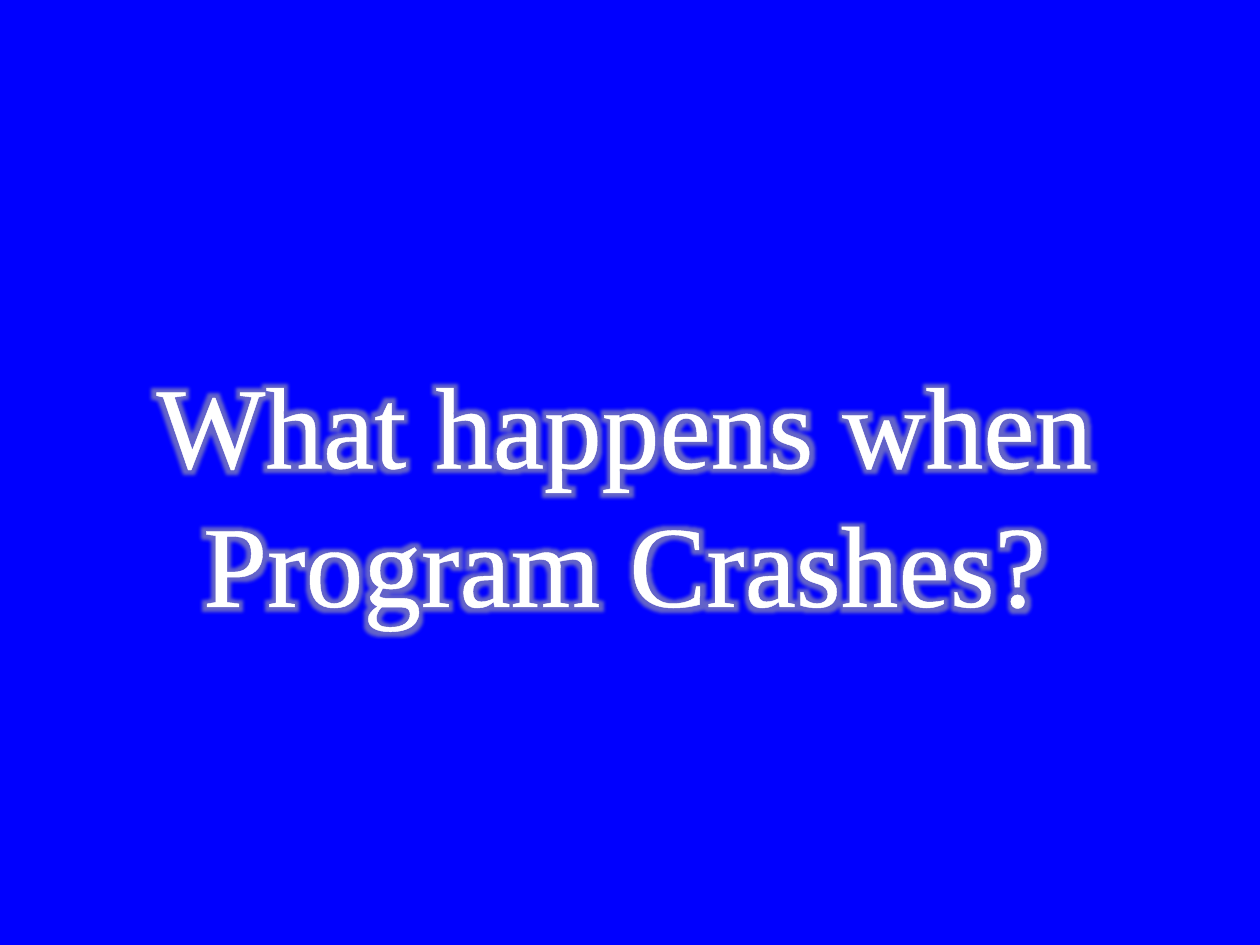
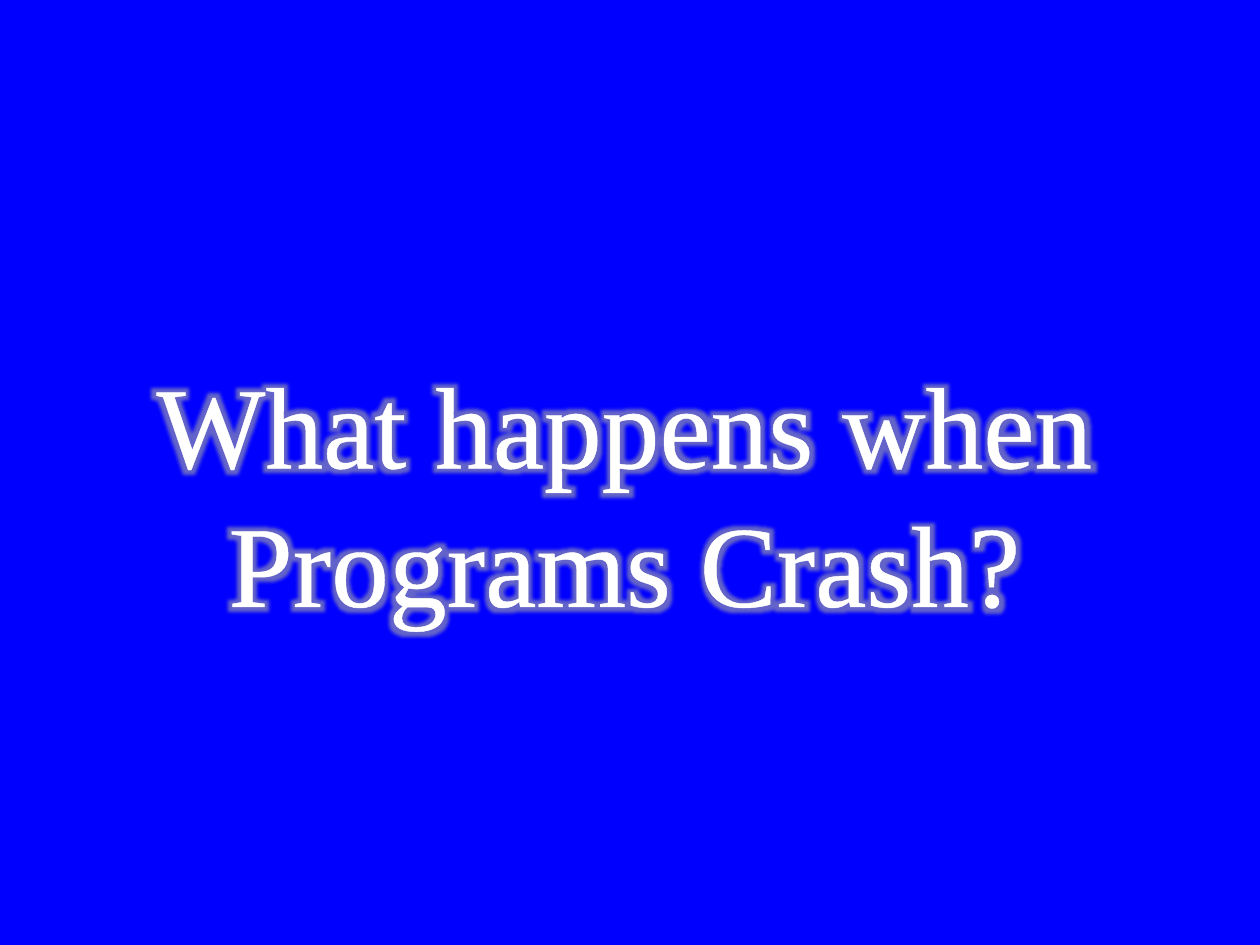
Before and after one commit to octaviordz/zjnu2017.github.io, a slide deck: slide 5 of OOP/lectures/060--Internal.Classes.and.Exceptions.pptx. Drawn at 1260x945 pixels with LibreOffice and Linux fonts; fonts in the diff are those of the drawing; background and template pictures are left out. Boxes give left, top, right and bottom in pixels: in the first picture for what was removed or moved away, otherwise in the second. Text is boxed around its words. In the diff, an @@ line names an element or a change of style, - is before the commit and + after.

Commit message:
Latest slides.

```diff
--- a/OOP/lectures/060--Internal.Classes.and.Exceptions.pptx
+++ b/OOP/lectures/060--Internal.Classes.and.Exceptions.pptx
@@ text at box(156, 385, 1092, 628): text changed @@
-What happens when Program Crashes?
+What happens when Programs Crash?
```
Also in this commit, not shown: 3 other files.
